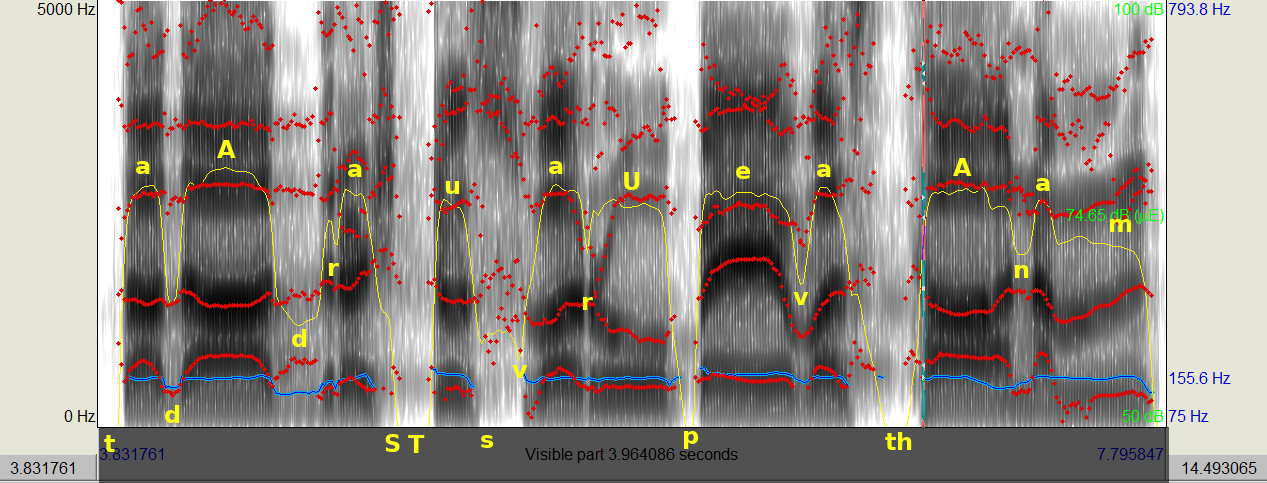
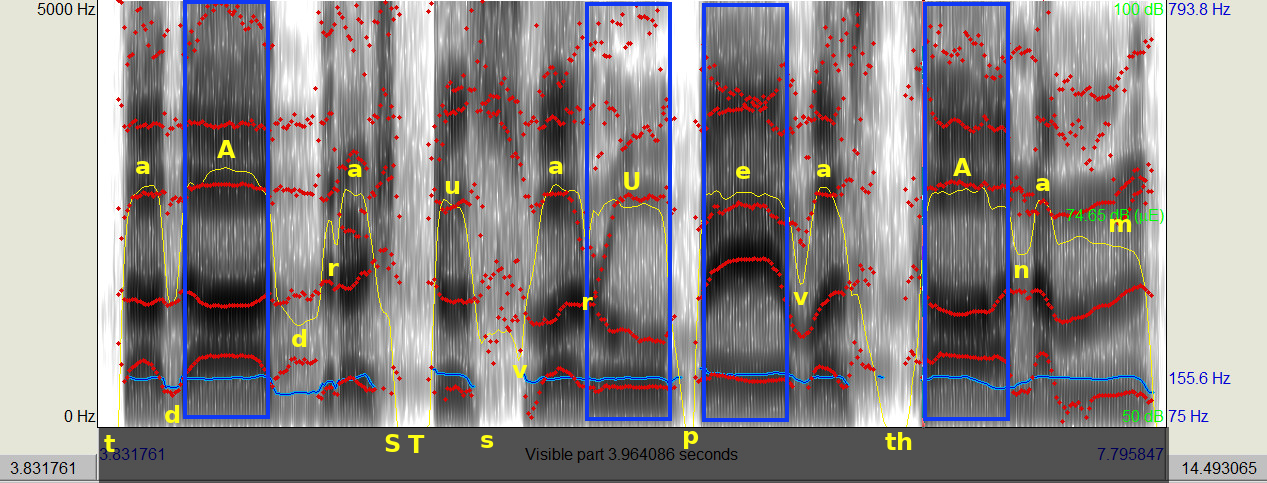
Layer changes from the first 1267×483 image to the second:
added layer "Rec1 copy #2" above "Rec1 copy #1" over [923,2,1010,421]
added layer "Rec1 copy #1" above "Rec1 copy" over [702,3,789,422]
added layer "Rec1 copy" above "Rec1" over [585,2,672,421]
added layer "Rec1" above "Layer" over [183,0,270,419]
added layer "tadatdRSTu.jpg copy" above "tadatdRSTu.jpg" over [183,0,1010,422]
